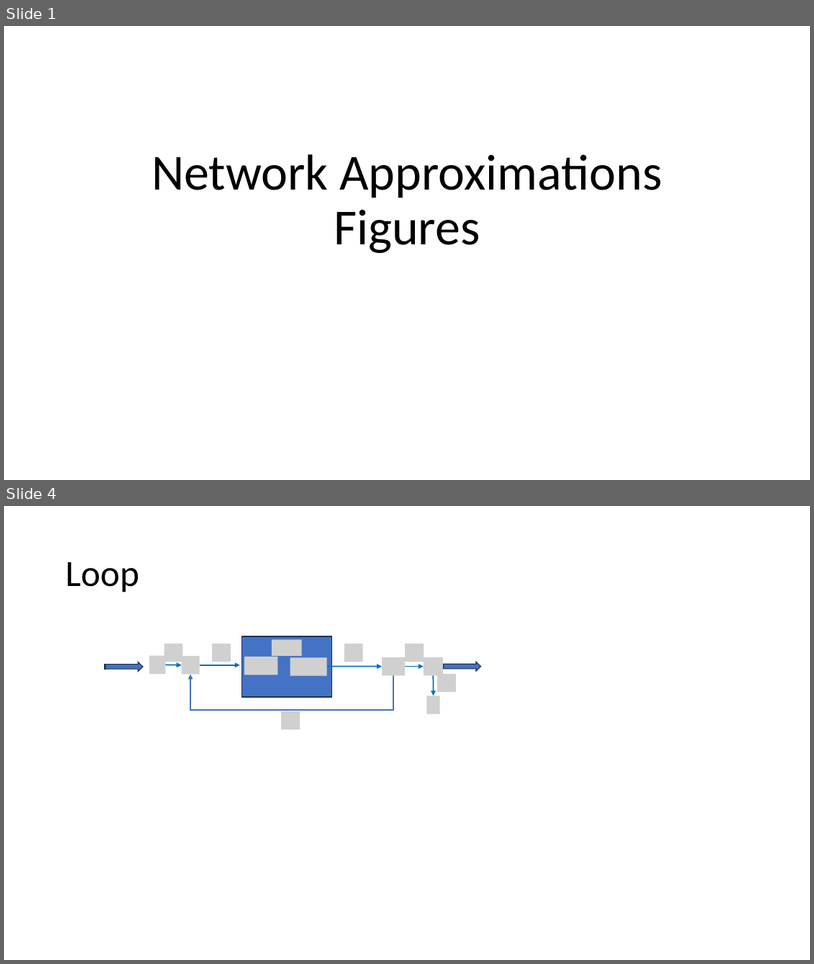
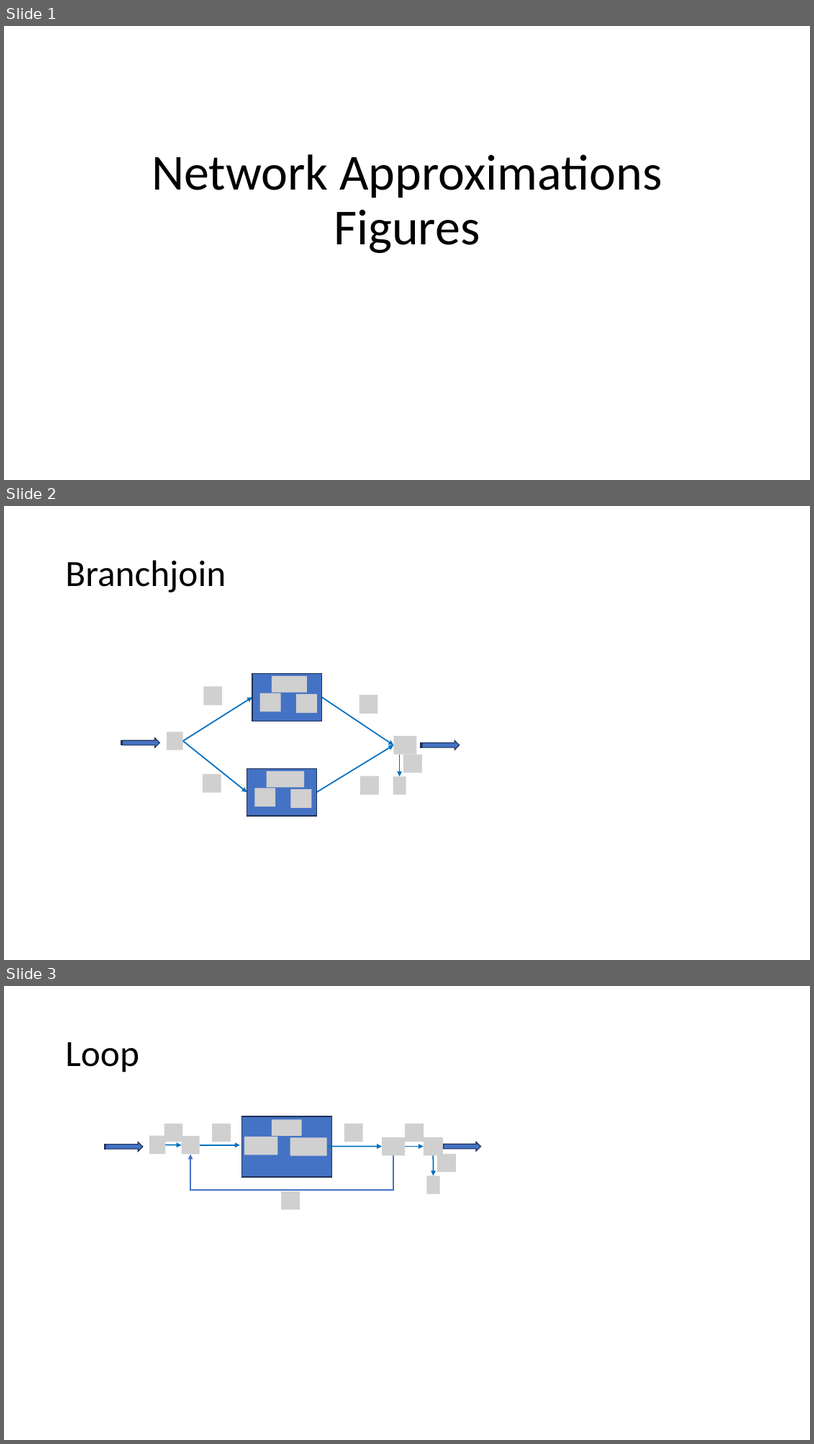
Before and after one commit to joseph-hellerstein/linear_reaction_networks, a slide deck: docs/figures.pptx. Shown one above the other, each under a label of ours: slides 1 and 4 before the commit, slides 1, 2 and 3 after it; the slides between them are not shown. The pictures are 814x964 and 814x1444 pixels, drawn with LibreOffice and Linux fonts; fonts in the diff are those of the drawing; grey boxes stand for pictures. Boxes give left, top, right and bottom in pixels: in the first picture for what was removed or moved away, otherwise in the second. Text is boxed around its words. In the diff, an @@ line names an element or a change of style, - is before the commit and + after.

```diff
--- a/docs/figures.pptx
+++ b/docs/figures.pptx
@@ slide 2 added at [4,506,810,960], background #FFFFFF @@
@@ title added at [65,560,226,592], 44 pt, text #000000 @@
+Branchjoin
@@ arrow added from (183, 741) to (252, 698), #0070C0 1.5 pt @@
@@ picture added at [203,686,222,705] @@
@@ group added at [252,674,322,721]: 3 pictures, 1 rectangle @@
@@ arrow added from (322, 698) to (394, 745), #0070C0 1.5 pt @@
@@ picture added at [360,695,378,713] @@
@@ striped right arrow added at [121,738,160,747], fill #4472C4, outline #1E3256 1 pt @@
@@ picture added at [167,731,183,750] @@
@@ arrow added from (183, 741) to (247, 792), #0070C0 1.5 pt @@
@@ picture added at [394,736,417,754] @@
@@ striped right arrow added at [421,740,460,750], fill #4472C4, outline #1E3256 1 pt @@
@@ arrow added from (316, 792) to (394, 745), #0070C0 1.5 pt @@
@@ arrow added from (399, 754) to (399, 777), #0070C0 1.5 pt @@
@@ picture added at [404,754,422,772] @@
@@ picture added at [203,774,221,793] @@
@@ picture added at [360,776,379,795] @@
@@ picture added at [394,777,407,795] @@
@@ group added at [247,769,316,816]: 3 pictures, 1 rectangle @@
@@ what was slide 4 is now slide 3 @@
```
Also in this commit, not shown: 1 other slide added, 1 slide removed, 2 other files.
